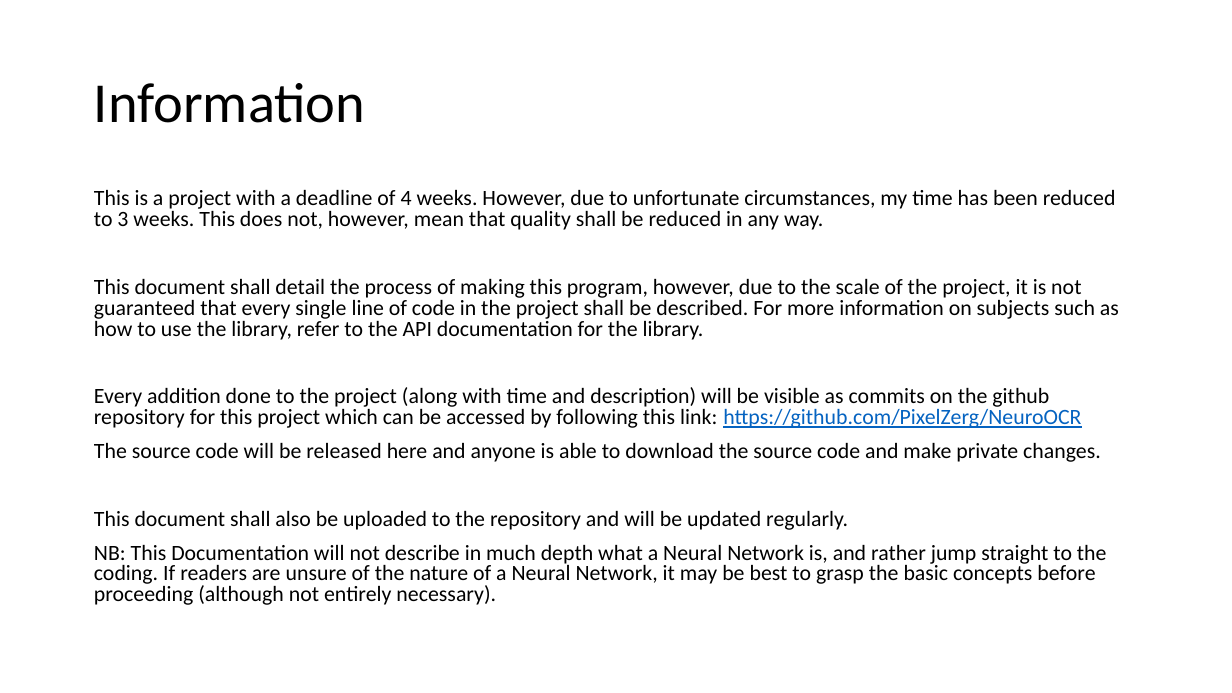
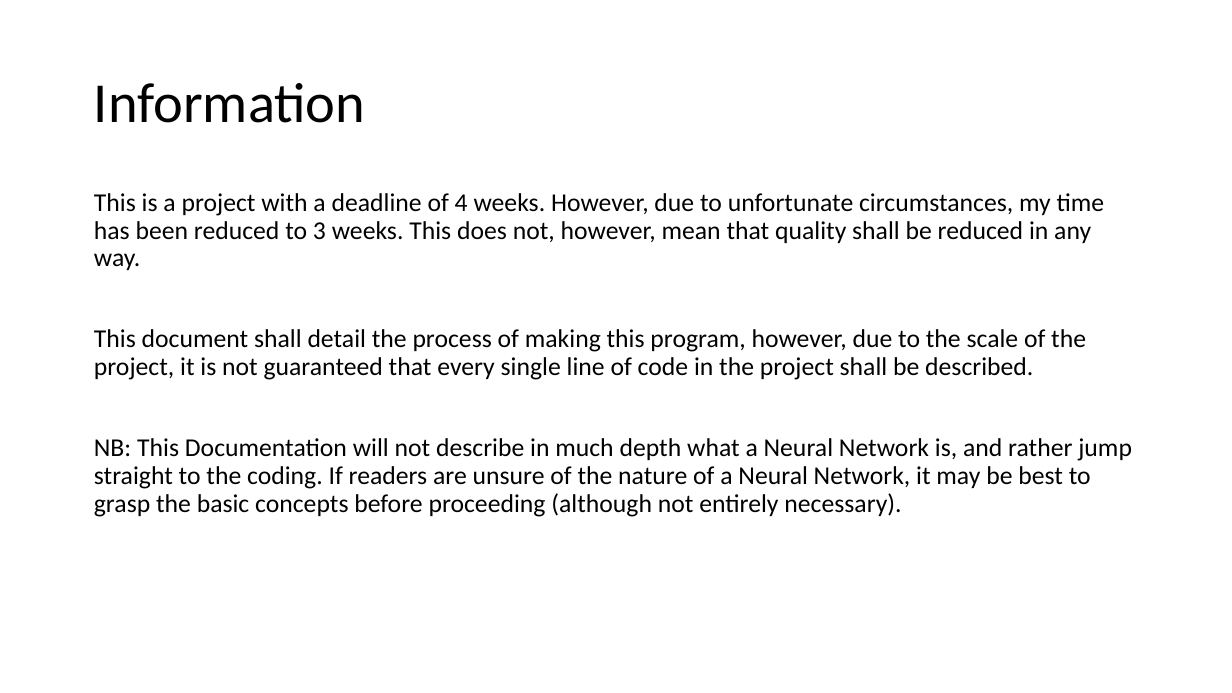
Before and after one commit to PixelZerg/NeuroOCR, a slide deck: slide 3 of NeuroOCR-DevelopmentDocumentation.pptx. Drawn at 1232x693 pixels with LibreOffice and Linux fonts; fonts in the diff are those of the drawing. Boxes give left, top, right and bottom in pixels: in the first picture for what was removed or moved away, otherwise in the second. Text is boxed around its words. In the diff, an @@ line names an element or a change of style, - is before the commit and + after.

```diff
--- a/NeuroOCR-DevelopmentDocumentation.pptx
+++ b/NeuroOCR-DevelopmentDocumentation.pptx
@@ text at (94, 193, 1132, 517): size 17 to 20 pt in "This is a project with a deadline ...", "NB: This Documentation will not describe in ..."; line spacing 0.8 to 0.9 @@
@@ text at (94, 329, 1086, 380): text changed; size 17 to 20 pt @@
-This document shall detail the process of making this program, however, due to the scale of the project, it is not guaranteed that every single line of code in the project shall be described. For more information on subjects such as how to use the library, refer to the API documentation for the library.
-Every addition done to the project (along with time and description) will be visible as commits on the github repository for this project which can be accessed by following this link: https://github.com/PixelZerg/NeuroOCR
-The source code will be released here and anyone is able to download the source code and make private changes.
-This document shall also be uploaded to the repository and will be updated regularly.
+This document shall detail the process of making this program, however, due to the scale of the project, it is not guaranteed that every single line of code in the project shall be described.
```
Also in this commit, not shown: 9 slides added, 10 other files.
